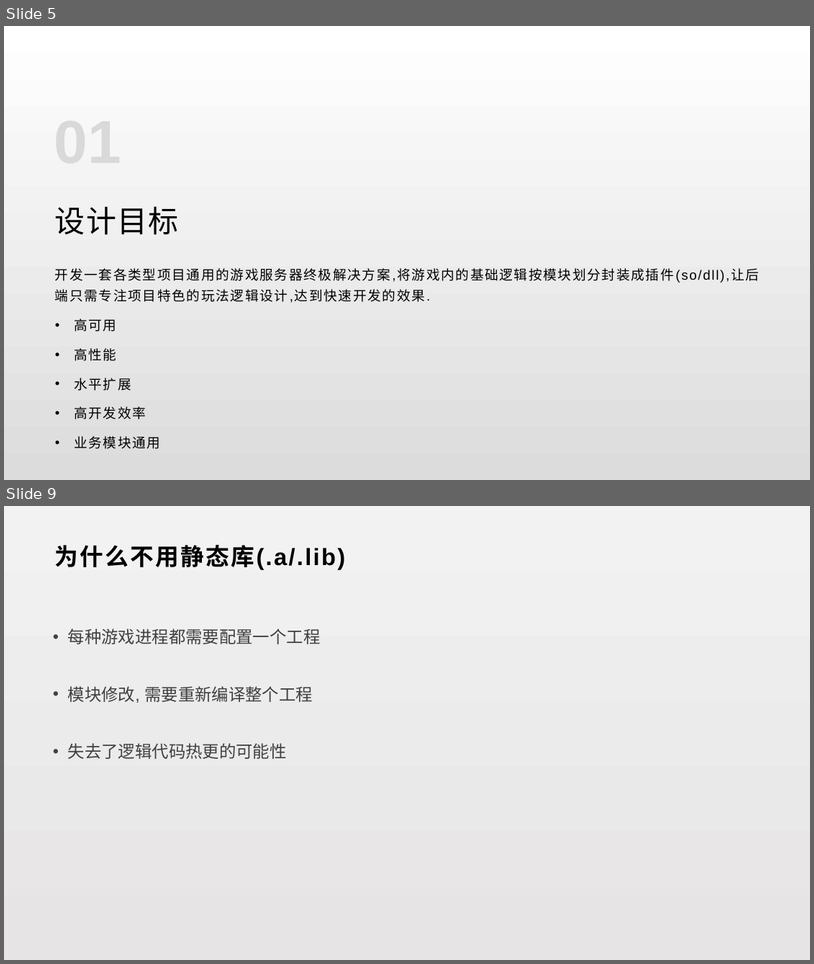
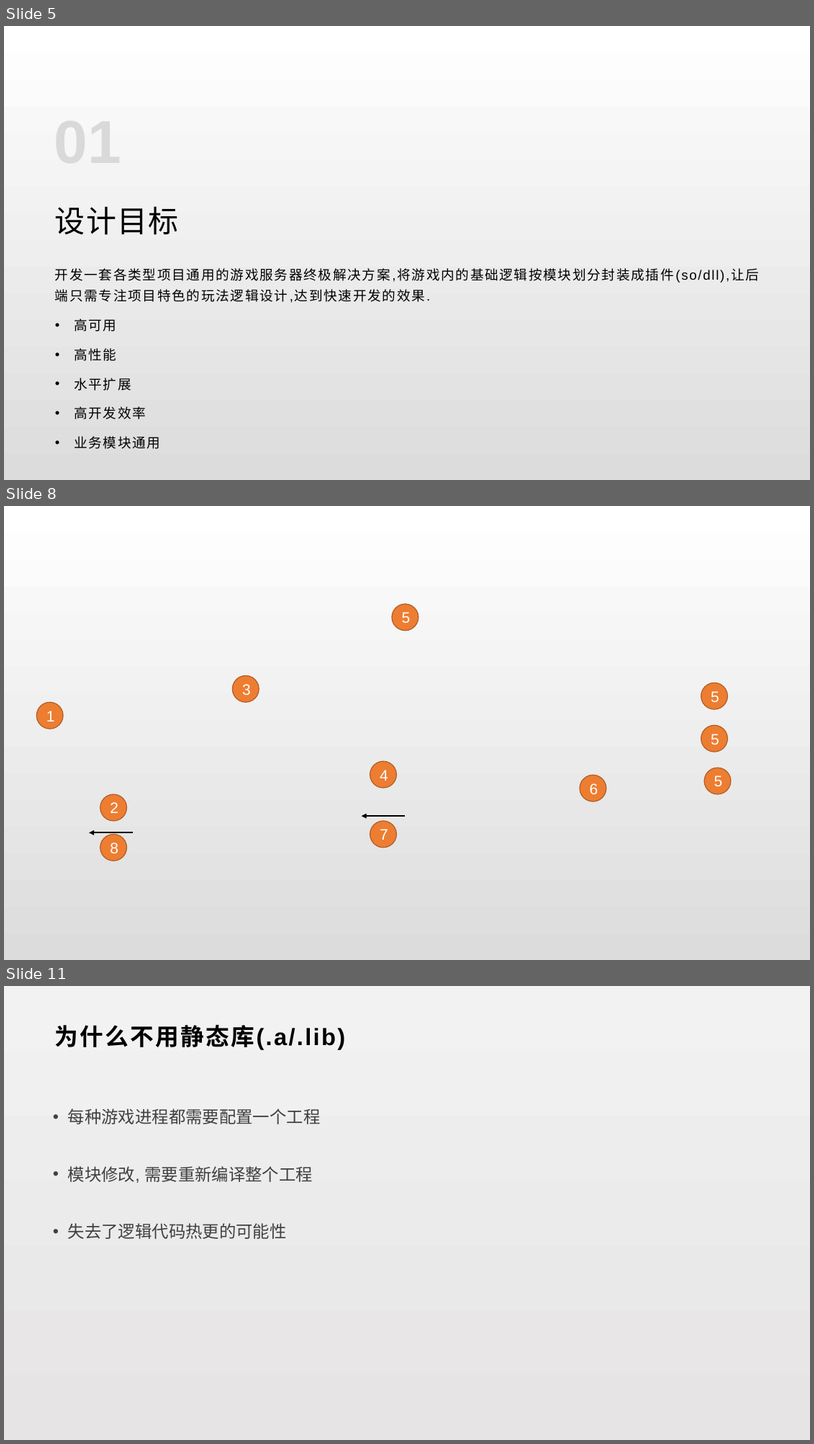
Before and after one commit to lori227/KFrame, a slide deck: _doc/KFrame.pptx. Shown one above the other, each under a label of ours: slides 5 and 9 before the commit, slides 5, 8 and 11 after it; the slides between them are not shown. The pictures are 814x964 and 814x1444 pixels, drawn with LibreOffice and Linux fonts; fonts in the diff are those of the drawing; background and template pictures are left out. Boxes give left, top, right and bottom in pixels: in the first picture for what was removed or moved away, otherwise in the second. Text is boxed around its words. In the diff, an @@ line names an element or a change of style, - is before the commit and + after.

```diff
--- a/_doc/KFrame.pptx
+++ b/_doc/KFrame.pptx
@@ slide 8 added at bbox=[4, 506, 810, 960], background picture (left out) @@
@@ ellipse added at bbox=[392, 604, 419, 631], fill #ED7D31, outline #AF5C24 1 pt, 18 pt, text #FFFFFF @@
+5
@@ ellipse added at bbox=[233, 675, 260, 702], fill #ED7D31, outline #AF5C24 1 pt, 18 pt, text #FFFFFF @@
+3
@@ ellipse added at bbox=[702, 682, 728, 709], fill #ED7D31, outline #AF5C24 1 pt, 18 pt, text #FFFFFF @@
+5
@@ ellipse added at bbox=[36, 702, 63, 728], fill #ED7D31, outline #AF5C24 1 pt, 18 pt, text #FFFFFF @@
+1
@@ ellipse added at bbox=[702, 725, 728, 752], fill #ED7D31, outline #AF5C24 1 pt, 18 pt, text #FFFFFF @@
+5
@@ ellipse added at bbox=[370, 762, 396, 788], fill #ED7D31, outline #AF5C24 1 pt, 18 pt, text #FFFFFF @@
+4
@@ ellipse added at bbox=[580, 775, 607, 801], fill #ED7D31, outline #AF5C24 1 pt, 18 pt, text #FFFFFF @@
+6
@@ ellipse added at bbox=[705, 767, 731, 794], fill #ED7D31, outline #AF5C24 1 pt, 18 pt, text #FFFFFF @@
+5
@@ ellipse added at bbox=[100, 794, 127, 821], fill #ED7D31, outline #AF5C24 1 pt, 18 pt, text #FFFFFF @@
+2
@@ arrow added from (406, 816) to (362, 816), #000000 1.5 pt @@
@@ ellipse added at bbox=[370, 821, 396, 847], fill #ED7D31, outline #AF5C24 1 pt, 18 pt, text #FFFFFF @@
+7
@@ arrow added from (133, 833) to (89, 833), #000000 1.5 pt @@
@@ ellipse added at bbox=[100, 834, 127, 860], fill #ED7D31, outline #AF5C24 1 pt, 18 pt, text #FFFFFF @@
+8
@@ what was slide 9 is now slide 11 @@
```
Also in this commit, not shown: 5 slides changed, 3 other slides added, 2 slides removed, 1 other file.
